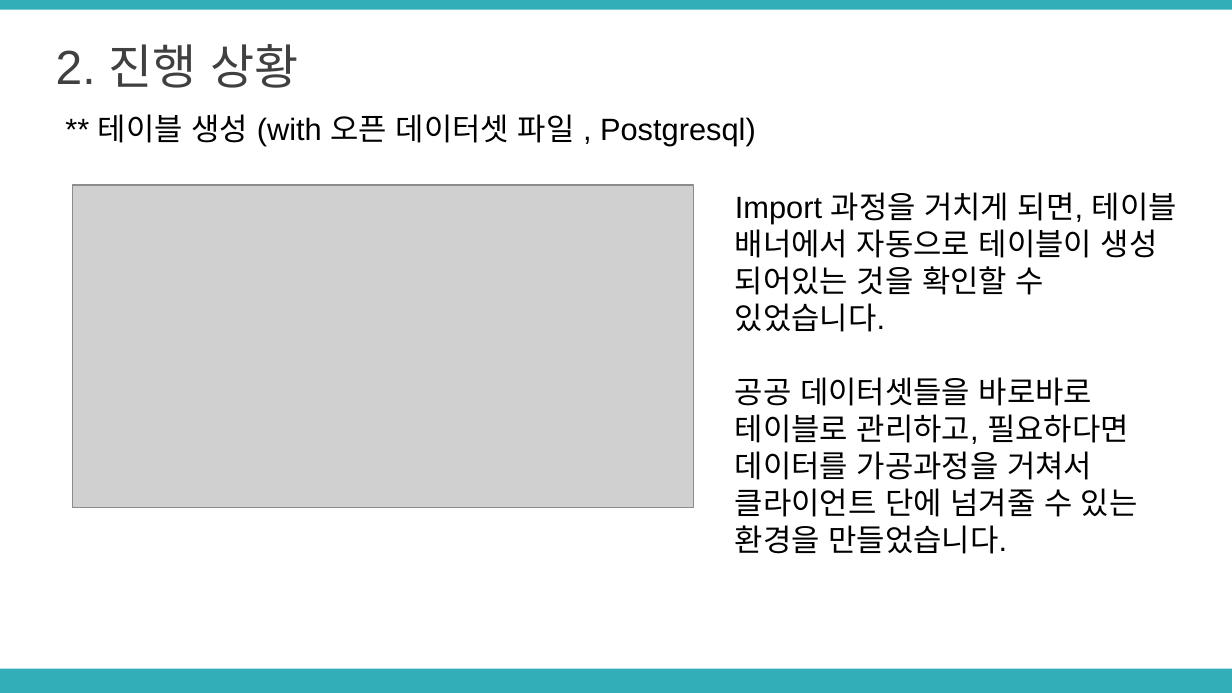
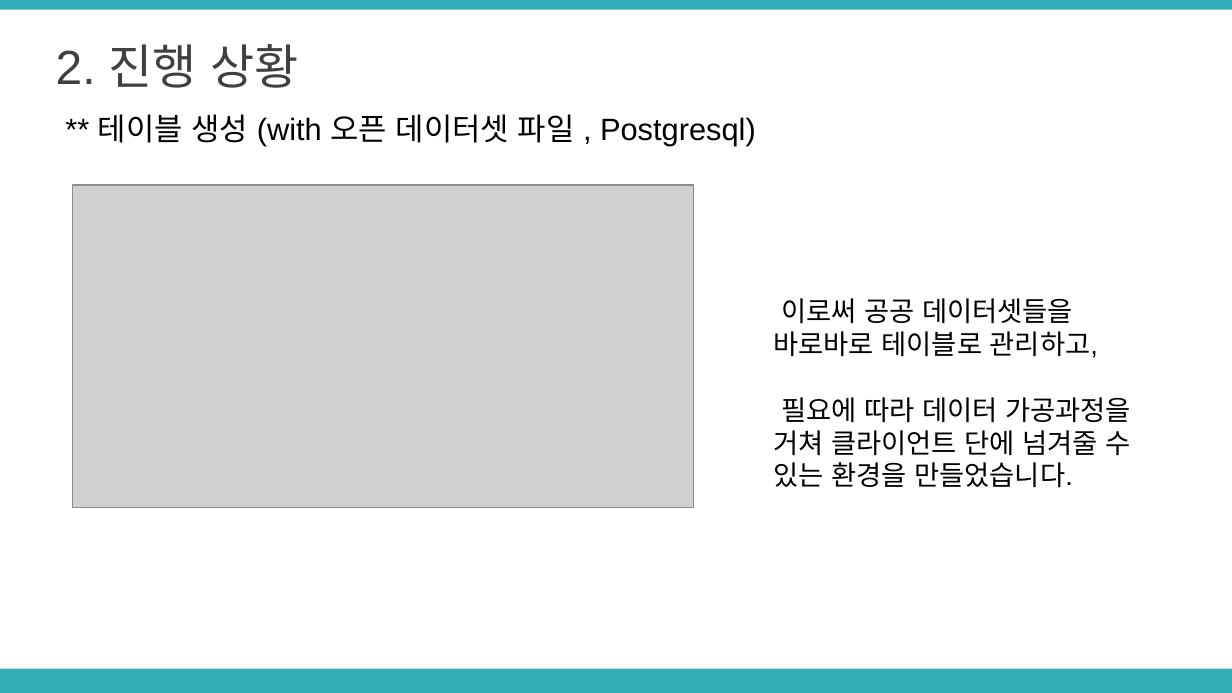
Before and after one commit to LimHyeji/Safety_Assistant, a slide deck: slide 14 of 8주차 중간발표 PPT(6조, 노란돌고래).pptx (slide 13 before the commit). Drawn at 1232x693 pixels with LibreOffice and Linux fonts; fonts in the diff are those of the drawing; grey boxes stand for pictures. Boxes give left, top, right and bottom in pixels: in the first picture for what was removed or moved away, otherwise in the second. Text is boxed around its words. In the diff, an @@ line names an element or a change of style, - is before the commit and + after.

```diff
--- a/8주차 중간발표 PPT(6조, 노란돌고래).pptx
+++ b/8주차 중간발표 PPT(6조, 노란돌고래).pptx
@@ text at (774,298,1131,488): text changed; size 18 to 16 pt @@
-Import 과정을 거치게 되면, 테이블 배너에서 자동으로 테이블이 생성 되어있는 것을 확인할 수 있었습니다.
-공공 데이터셋들을 바로바로 테이블로 관리하고, 필요하다면 데이터를 가공과정을 거쳐서 클라이언트 단에 넘겨줄 수 있는 환경을 만들었습니다.
+이로써 공공 데이터셋들을 바로바로 테이블로 관리하고,
+필요에 따라 데이터 가공과정을 거쳐 클라이언트 단에 넘겨줄 수 있는 환경을 만들었습니다.
```
Also in this commit, not shown: 9 other slides changed, 1 slide added.
